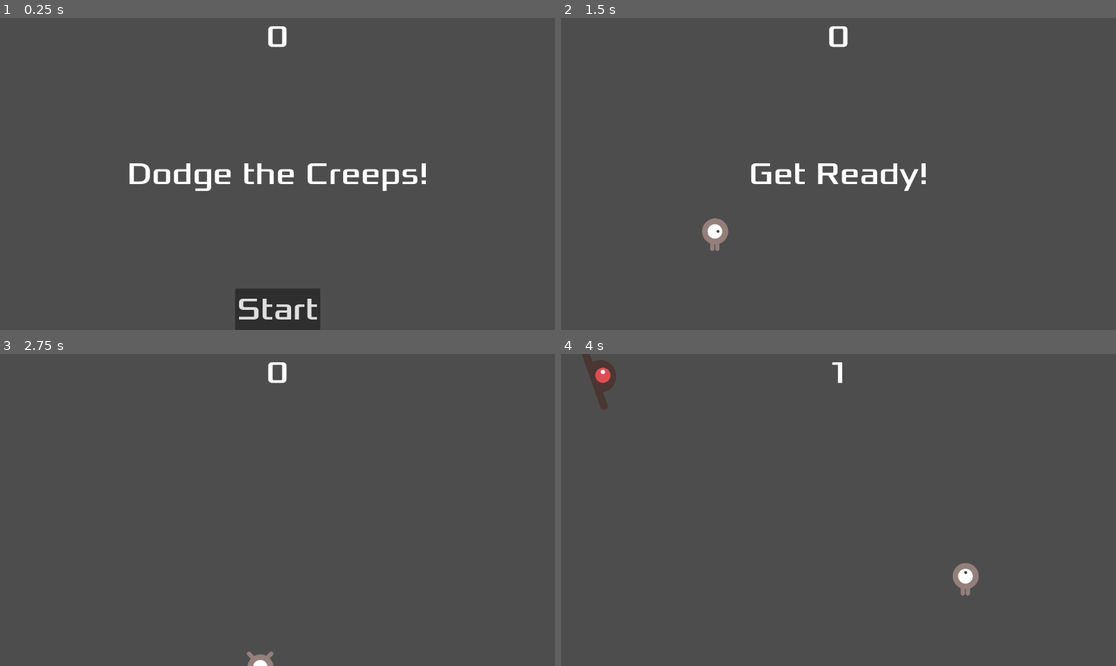
Above: before the commit, frames 1-4 (two rows, left to right).
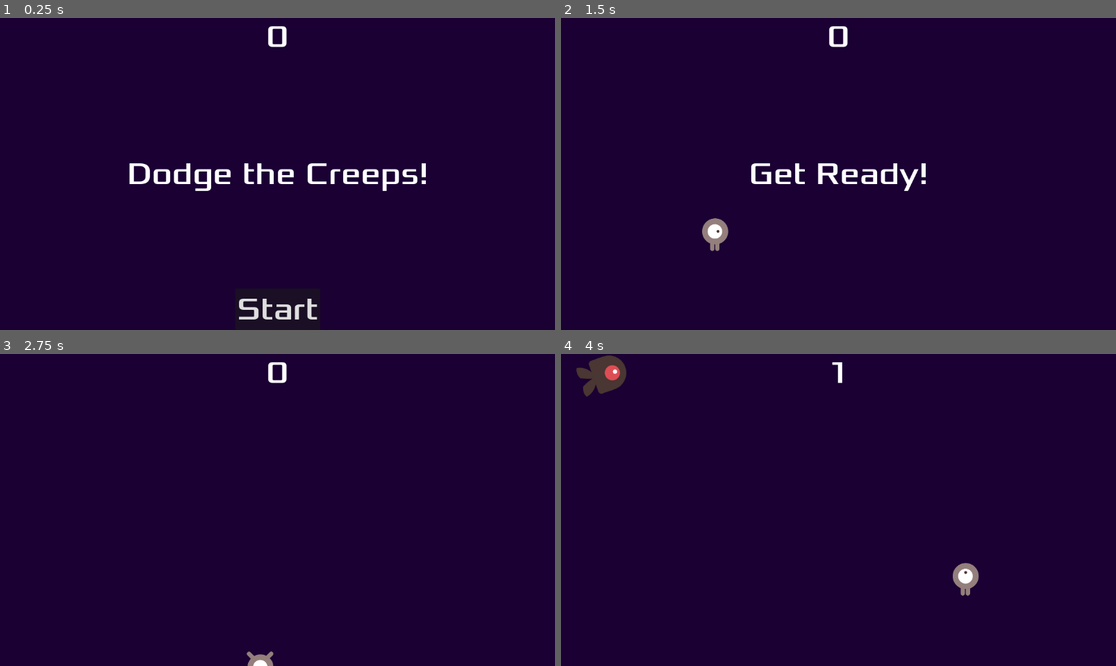
Above: after the commit, the same moments.

Repository: asd23353934/dodge-the-creeps
Game: Godot game, scene res://main.tscn
The game is run twice, just before and just after one commit, with the same random seed, the same clock (stepped at 60 frames per second) and the same inputs.
Inputs:
- Up to frame 1 (0.25 s): no input
- Up to frame 2 (1.5 s): click "Start" at 0.5 s; tap Enter (ui_accept) at 1.25 s; hold Right (move_right) from 1.28 s (still down); hold Enter (ui_accept) from 1.28 s (still down)
- Up to frame 3 (2.75 s): release Right (move_right) at 2.03 s; release Enter (ui_accept) at 2.03 s; hold Down (move_down) from 2.03 s (still down); tap Enter (ui_accept) at 2.1, 2.27, 2.57 s
- Up to frame 4 (4 s): release Down (move_down) at 2.78 s; hold Right (move_right) 2.78-3.53 s; hold Enter (ui_accept) 2.78-3.53 s; hold Up (move_up) from 3.53 s (still down); tap Enter (ui_accept) at 3.6, 3.77 s

The runs differ from the first frame. In frame 1, 98% of the frame differs, in the area x 0-100%, y 0-100%; in frame 2, 99%; in frame 3, 100%; in frame 4, 99%.

Commit message:
Part 7: background + audio + keyboard shortcut + mob rename
Tutorial completion (Part 7 of "Your First 2D Game"):
- Main: add ColorRect background (dark, full anchor)
- Main: add Music + DeathSound AudioStreamPlayer
  · Music plays on new_game, stops on game_over (loop flag on import)
  · DeathSound plays on game_over
- HUD: add _unhandled_input handler for ui_accept (Enter / Space)
  → start_game can also be triggered by keyboard, not only Start button click

Cleanup: rename mod → mob (typo from initial commit)
- mod.gd → mob.gd
- mod.tscn → mob.tscn
- main.tscn updated reference

dodge-the-creeps is now feature-complete per the official tutorial.

Diff:
--- a/hud.gd
+++ b/hud.gd
@@ -34,3 +34,8 @@
 
 func _on_start_game() -> void:
 	pass # Replace with function body.
+
+func _unhandled_input(event: InputEvent) -> void:
+	if event.is_action_pressed("ui_accept") and $StartButton.visible:
+		$StartButton.hide()
+		start_game.emit()
--- a/main.gd
+++ b/main.gd
@@ -12,14 +12,17 @@
 	score = 0
 	$Player.start($StartPosition.position)
 	$StartTimer.start()
-	$HUD.update_score(score) # ← 新增
-	$HUD.show_message("Get Ready!") # ← 新增
+	$HUD.update_score(score)
+	$HUD.show_message("Get Ready!")
+	$Music.play()
 
 
 func game_over() -> void:
 	$ScoreTimer.stop()
 	$MobTimer.stop()
 	$HUD.show_game_over()
+	$Music.stop()
+	$DeathSound.play()
 
 
 # --- Timer signal handlers ---
--- a/main.tscn
+++ b/main.tscn
@@ -2,8 +2,10 @@
 
 [ext_resource type="Script" uid="uid://bfaexhaohh8qb" path="res://main.gd" id="1_h2yge"]
 [ext_resource type="PackedScene" uid="uid://d2c1s3qmdi4ti" path="res://player.tscn" id="1_ig7tw"]
-[ext_resource type="PackedScene" uid="uid://ckdxplo2xrbnu" path="res://mod.tscn" id="2_1bvp3"]
+[ext_resource type="PackedScene" uid="uid://ckdxplo2xrbnu" path="res://mob.tscn" id="2_1bvp3"]
 [ext_resource type="PackedScene" uid="uid://cvqvw7ypmtpn2" path="res://hud.tscn" id="4_1bvp3"]
+[ext_resource type="AudioStream" uid="uid://dnd6cyqkabv3i" path="res://art/House In a Forest Loop.ogg" id="5_7mycd"]
+[ext_resource type="AudioStream" uid="uid://td2mgko63p61" path="res://art/gameover.wav" id="6_272bh"]
 
 [sub_resource type="Curve2D" id="Curve2D_0xm2m"]
 _data = {
@@ -14,6 +16,14 @@
 [node name="Main" type="Node" unique_id=1944658211]
 script = ExtResource("1_h2yge")
 mob_scene = ExtResource("2_1bvp3")
+
+[node name="ColorRect" type="ColorRect" parent="." unique_id=545141914]
+anchors_preset = 15
+anchor_right = 1.0
+anchor_bottom = 1.0
+grow_horizontal = 2
+grow_vertical = 2
+color = Color(0.101960786, 0, 0.2, 1)
 
 [node name="Player" parent="." unique_id=764543569 instance=ExtResource("1_ig7tw")]
 
@@ -38,6 +48,12 @@
 
 [node name="HUD" parent="." unique_id=756643387 instance=ExtResource("4_1bvp3")]
 
+[node name="Music" type="AudioStreamPlayer" parent="." unique_id=1821381935]
+stream = ExtResource("5_7mycd")
+
+[node name="DeathSound" type="AudioStreamPlayer" parent="." unique_id=1658876349]
+stream = ExtResource("6_272bh")
+
 [connection signal="hit" from="Player" to="." method="_on_player_hit"]
 [connection signal="timeout" from="MobTimer" to="." method="_on_mob_timer_timeout"]
 [connection signal="timeout" from="ScoreTimer" to="." method="_on_score_timer_timeout"]
--- a/mod.tscn
+++ b/mob.tscn
@@ -1,6 +1,6 @@
 [gd_scene format=3 uid="uid://ckdxplo2xrbnu"]
 
-[ext_resource type="Script" uid="uid://bxibengapxrti" path="res://mod.gd" id="1_p338d"]
+[ext_resource type="Script" uid="uid://bxibengapxrti" path="res://mob.gd" id="1_p338d"]
 [ext_resource type="Texture2D" uid="uid://sevod3d6i4b0" path="res://art/enemyFlyingAlt_1.png" id="2_oaw6m"]
 [ext_resource type="Texture2D" uid="uid://cdrmgsweant3w" path="res://art/enemyFlyingAlt_2.png" id="3_dqnhv"]
 [ext_resource type="Texture2D" uid="uid://wffyika58c55" path="res://art/enemySwimming_1.png" id="4_gggx0"]
@@ -48,7 +48,7 @@
 radius = 71.0
 height = 144.0
 
-[node name="Mod" type="RigidBody2D" unique_id=97472365]
+[node name="Mob" type="RigidBody2D" unique_id=97472365]
 position = Vector2(556, 329)
 gravity_scale = 0.0
 script = ExtResource("1_p338d")
Renamed: mod.gd -> mob.gd
Renamed: mod.gd.uid -> mob.gd.uid
